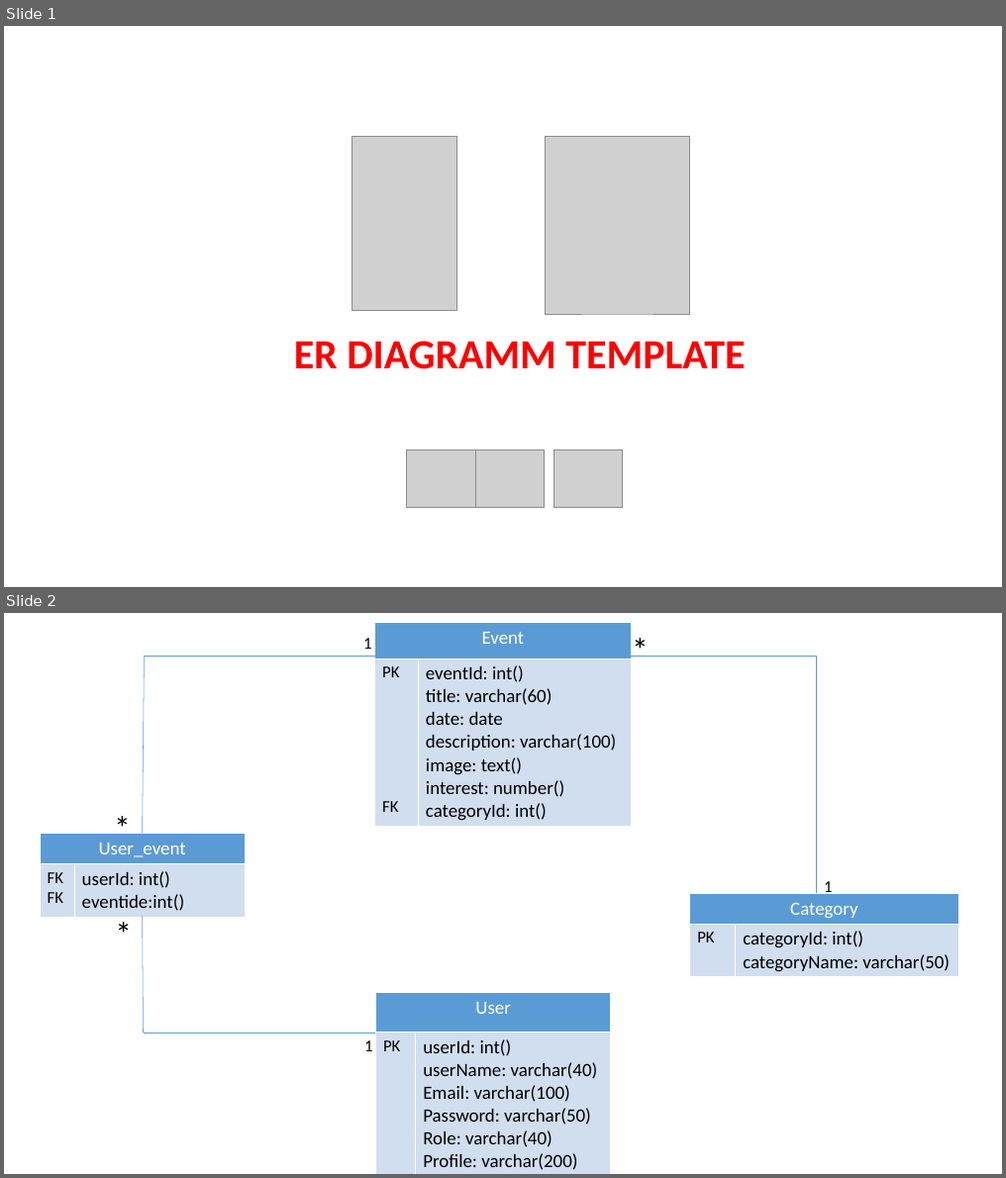
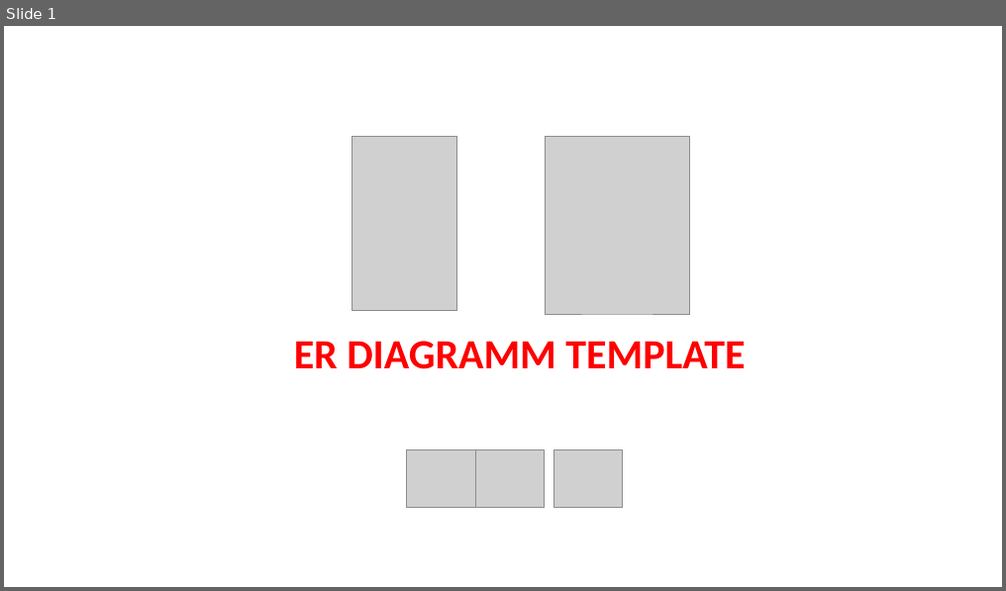
Before and after one commit to LyHoUrNgOrN/project, a slide deck: docs/ER-DIAGRAM.pptx. Shown one above the other, each under a label of ours: slides 1 and 2 before the commit, slide 1 after it. The pictures are 1006x1178 and 1006x591 pixels, drawn with LibreOffice and Linux fonts; fonts in the diff are those of the drawing; grey boxes stand for pictures. Boxes give left, top, right and bottom in pixels: in the first picture for what was removed or moved away, otherwise in the second. Text is boxed around its words. In the diff, an @@ line names an element or a change of style, - is before the commit and + after.

```diff
--- a/docs/ER-DIAGRAM.pptx
+++ b/docs/ER-DIAGRAM.pptx
@@ slide 2 removed at (4,613,1002,1174), background #FFFFFF @@
@@ text removed at (363,638,371,649) @@
-1
@@ table removed at (375,622,632,825), 2 rows, 2 columns @@
-Event | 
-PK / FK | eventId: int() / title: varchar(60) / date: date / description: varchar(100) / image: text() / interest: number() / categoryId: int()
@@ text removed at (625,626,662,673) @@
-*
@@ line removed from (143, 834) to (144, 656) @@
@@ line removed from (144, 656) to (375, 656) @@
@@ line removed from (632, 656) to (817, 656) @@
@@ line removed from (817, 656) to (817, 894) @@
@@ text removed at (107,803,144,851) @@
-*
@@ table removed at (40,834,245,916), 2 rows, 2 columns @@
-User_event | 
-FK / FK | userId: int() / eventide:int()
@@ text removed at (108,909,146,957) @@
-*
@@ table removed at (690,894,958,976), 2 rows, 2 columns @@
-Category | 
-PK | categoryId: int() / categoryName: varchar(50)
@@ text removed at (824,881,832,897) @@
-1
@@ line removed from (143, 916) to (144, 1033) @@
@@ table removed at (376,992,611,1174), 2 rows, 2 columns @@
-User | 
-PK | userId: int() / userName: varchar(40) / Email: varchar(100) / Password: varchar(50) / Role: varchar(40) / Profile: varchar(200)
@@ line removed from (144, 1033) to (375, 1033) @@
@@ text removed at (364,1041,372,1052) @@
-1
```
Also in this commit, not shown: 1 slide added, 7 other files.
